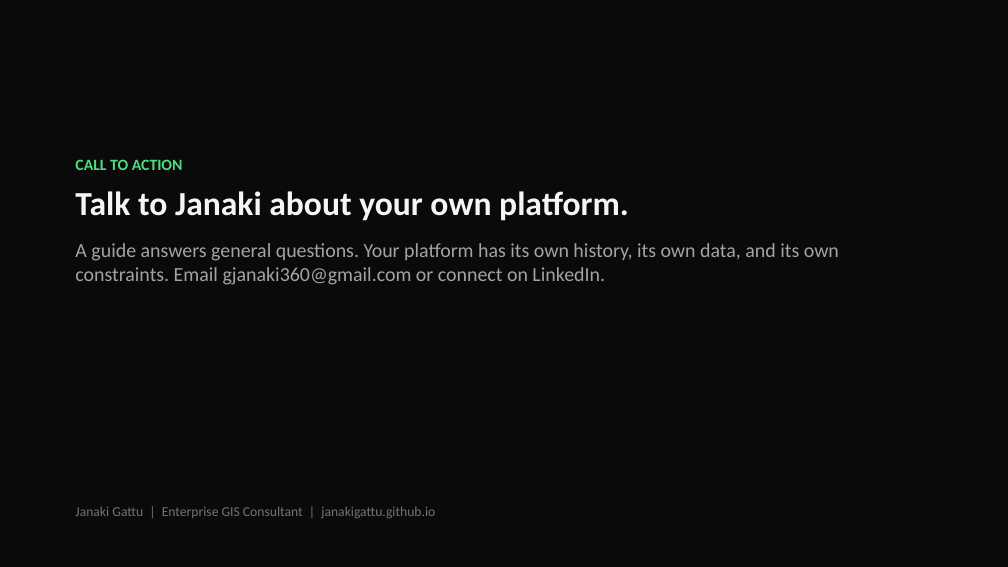
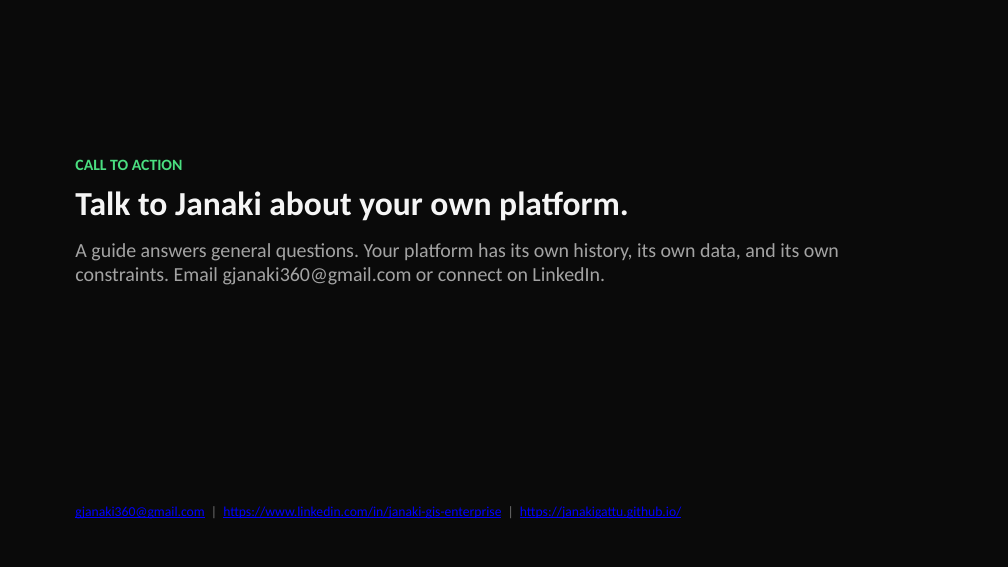
Before and after one commit to janakigattu/janakigattu.github.io, a slide deck: slide 8 of resources/migration-arcgis-enterprise.pptx. Drawn at 1008x567 pixels with LibreOffice and Linux fonts; fonts in the diff are those of the drawing. Boxes give left, top, right and bottom in pixels: in the first picture for what was removed or moved away, otherwise in the second. Text is boxed around its words. In the diff, an @@ line names an element or a change of style, - is before the commit and + after.

Commit message:
Fix guide bullets and clickable links (https LinkedIn, clickable URLs)

```diff
--- a/resources/migration-arcgis-enterprise.pptx
+++ b/resources/migration-arcgis-enterprise.pptx
@@ text at [75,506,682,519]: text changed; text colour #737373 to #0000FF @@
-Janaki Gattu | Enterprise GIS Consultant | janakigattu.github.io
+gjanaki360@gmail.com | https://www.linkedin.com/in/janaki-gis-enterprise | https://janakigattu.github.io/
```
Also in this commit, not shown: 1 other slide changed, 9 other files.
